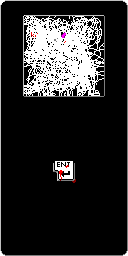
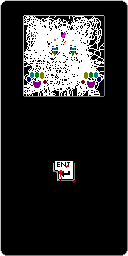
Layer changes from the first w=128, h=256 image to the second:
added group "game_end_win_secret_1" with 2 layers in group "game_end_win" over box(24, 22, 104, 93)
added layer "game_end_win_secret_1_1" in group "game_end_win_secret_1" over box(24, 22, 104, 93)
added layer "game_end_win_secret_1_0" in group "game_end_win_secret_1" over box(24, 22, 104, 93)
added group "game_end_win_secret_0" with 2 layers in group "game_end_win" over box(24, 22, 104, 93)
added layer "game_end_win_secret_0_1" in group "game_end_win_secret_0" over box(24, 22, 104, 93)
added layer "game_end_win_secret_0_0" in group "game_end_win_secret_0" over box(24, 22, 104, 93)
